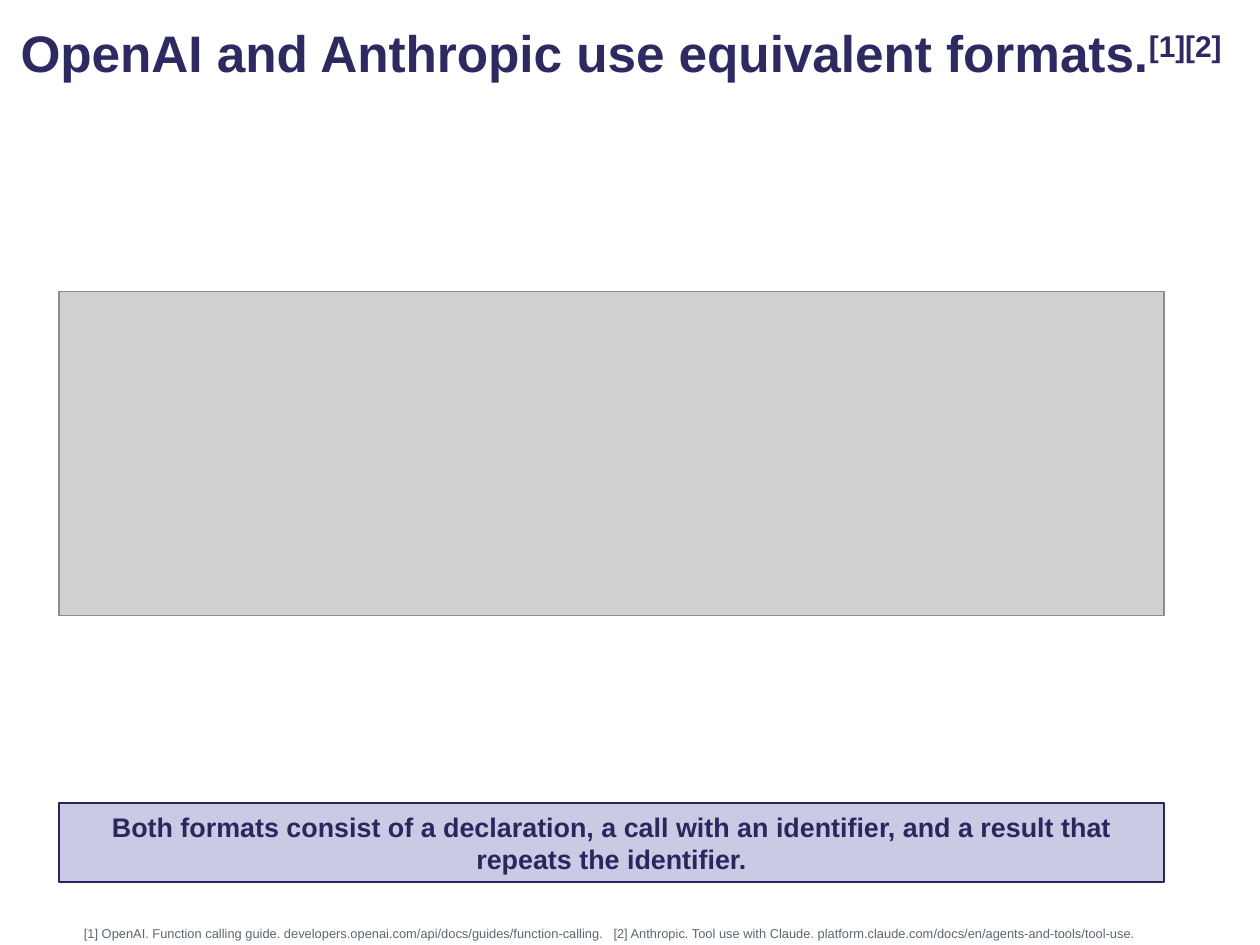
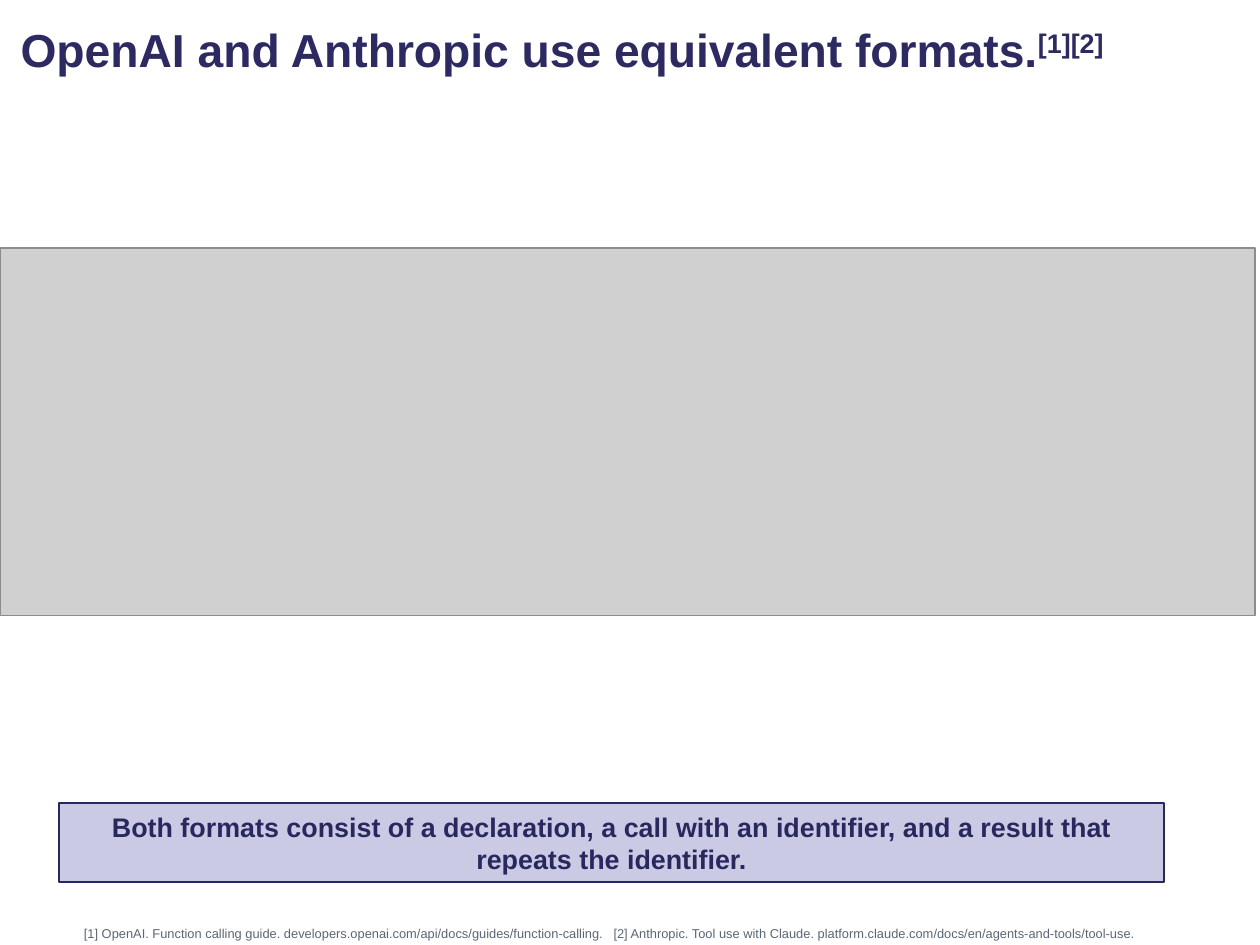
Before and after one commit to comse6998-019/lectures, a slide deck: slide 114 of lecture-4--2026-10-02/lecture4.pptx. Drawn at 1260x945 pixels with LibreOffice and Linux fonts; fonts in the diff are those of the drawing; grey boxes stand for pictures; background and template pictures are left out. Boxes give left, top, right and bottom in pixels: in the first picture for what was removed or moved away, otherwise in the second. Text is boxed around its words. In the diff, an @@ line names an element or a change of style, - is before the commit and + after.

```diff
--- a/lecture-4--2026-10-02/lecture4.pptx
+++ b/lecture-4--2026-10-02/lecture4.pptx
@@ title "OpenAI and Anthropic use equivalent ..." at [21, 33, 1104, 77]: size 22 to 19.8 pt @@
@@ picture: place and size @@
-picture at [59, 292, 1164, 617]
+picture at [0, 249, 1255, 617]
```
Also in this commit, not shown: 80 other slides changed, 21 other files.
